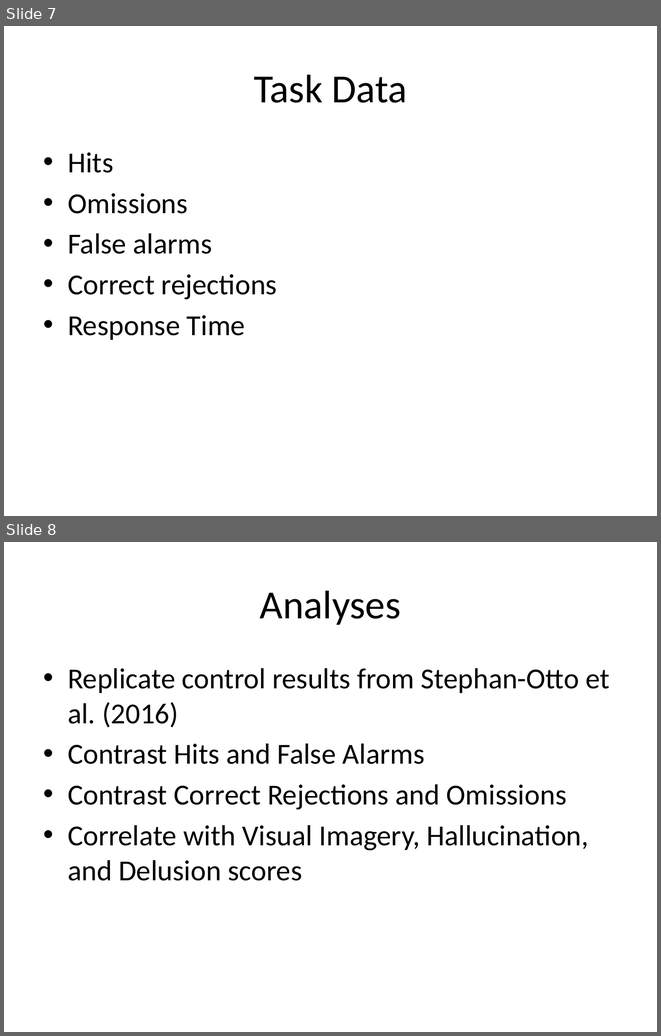
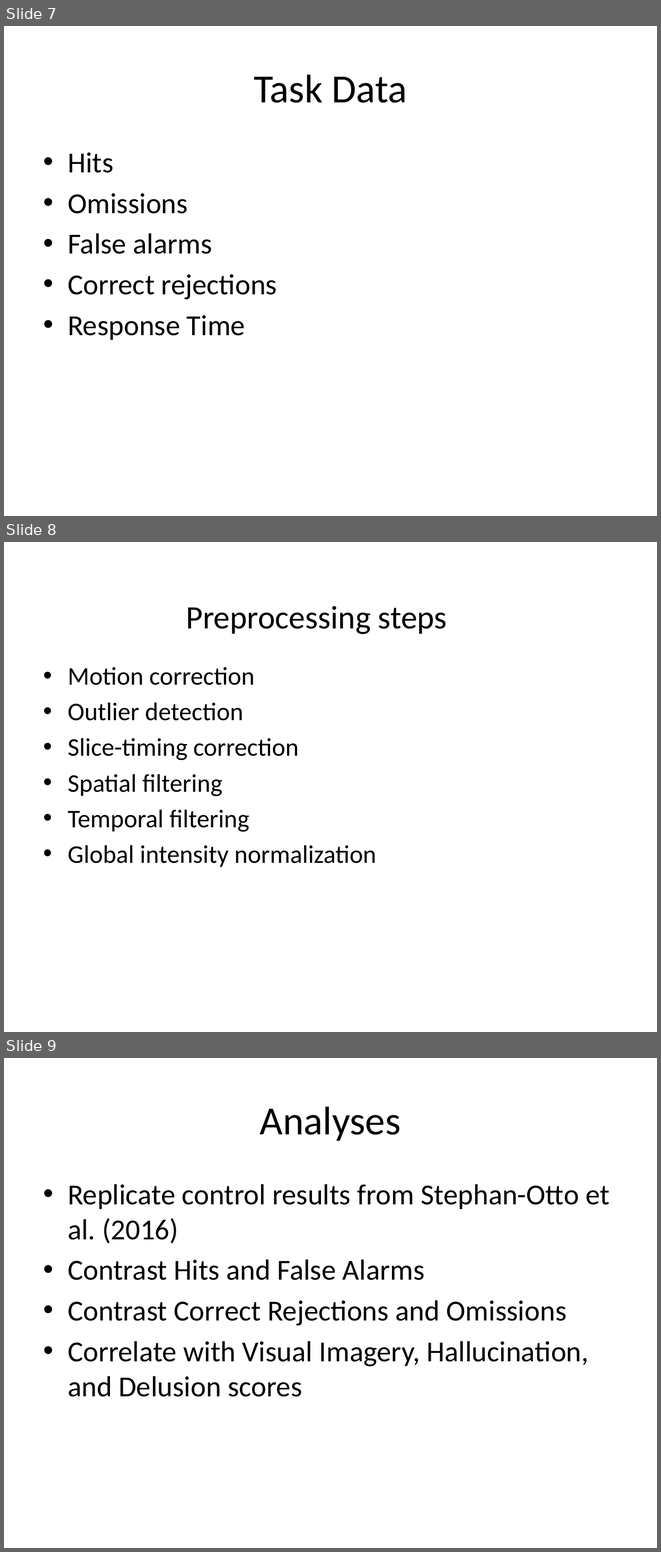
Before and after one commit to psych-214-fall-2016/project-blue, a slide deck: project-blue.pptx. Shown one above the other, each under a label of ours: slides 7 and 8 before the commit, slides 7, 8 and 9 after it. The pictures are 661x1036 and 661x1552 pixels, drawn with LibreOffice and Linux fonts; fonts in the diff are those of the drawing. Boxes give left, top, right and bottom in pixels: in the first picture for what was removed or moved away, otherwise in the second. Text is boxed around its words. In the diff, an @@ line names an element or a change of style, - is before the commit and + after.

Commit message:
Preprocessing slide wad added.

```diff
--- a/project-blue.pptx
+++ b/project-blue.pptx
@@ slide 8 added at (4,542,657,1032), background #FFFFFF @@
@@ text added at (186,606,447,634), 36 pt, text #000000 @@
+Preprocessing steps
@@ text added at (68,667,377,867), 28 pt, text #000000 @@
+• Motion correction
+• Outlier detection
+• Slice-timing correction
+• Spatial filtering
+• Temporal filtering
+• Global intensity normalization
@@ what was slide 8 is now slide 9 @@
```
